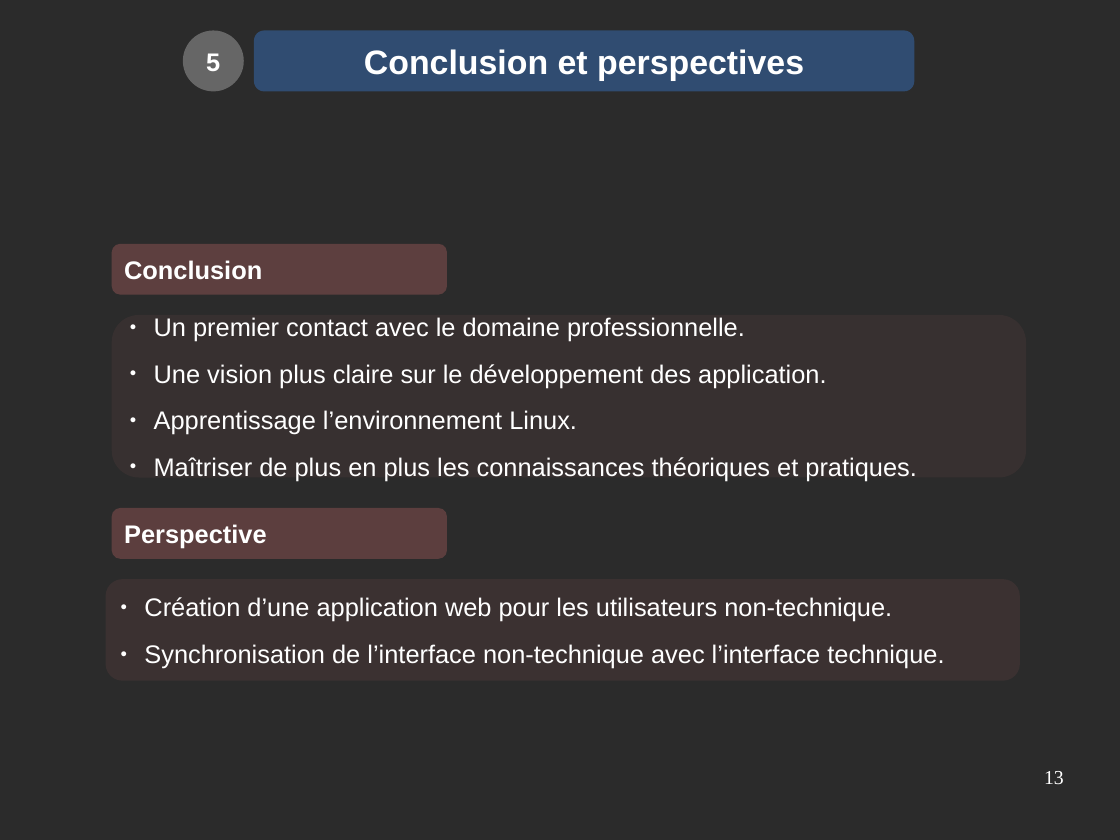
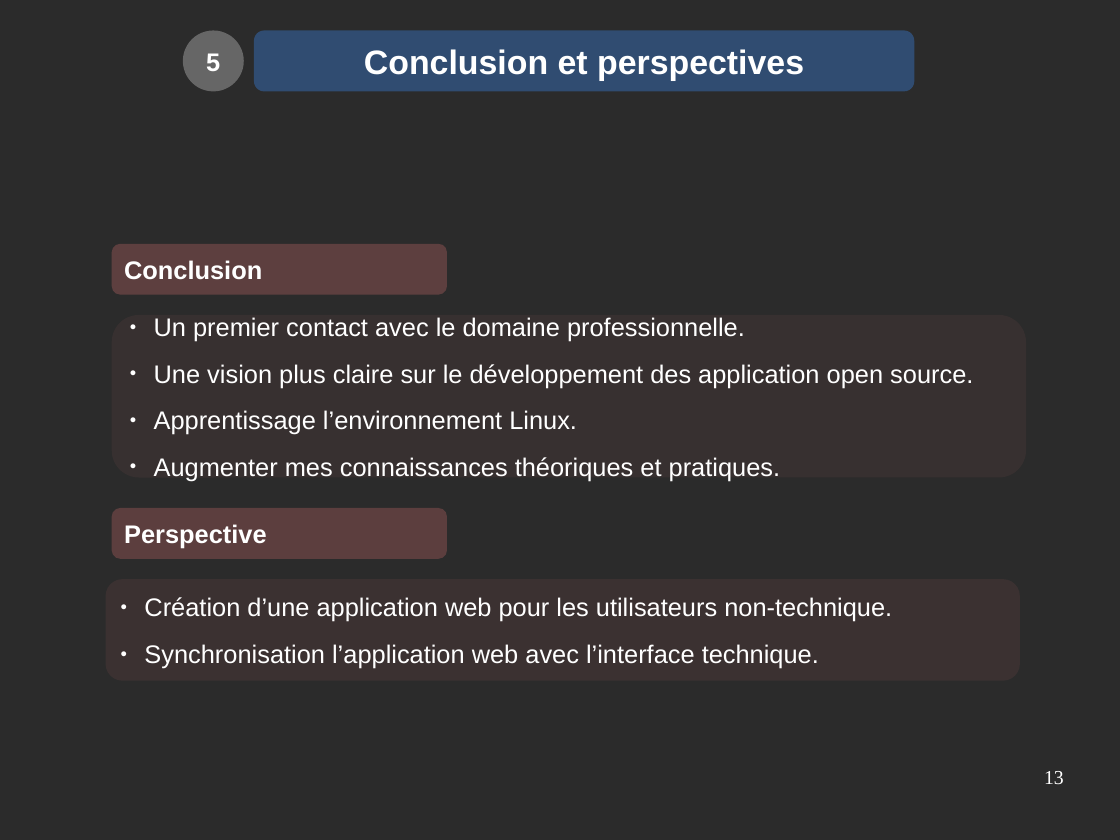
Before and after one commit to amine95bz/PFE, a slide deck: slide 13 of presentation.odp. Drawn at 1120x840 pixels with LibreOffice and Linux fonts; fonts in the diff are those of the drawing; background and template pictures are left out; a plain dark background stands for a picture behind light text. Boxes give left, top, right and bottom in pixels: in the first picture for what was removed or moved away, otherwise in the second. Text is boxed around its words. In the diff, an @@ line names an element or a change of style, - is before the commit and + after.

Commit message:
change

```diff
--- a/presentation.odp
+++ b/presentation.odp
@@ text in rounded rectangle at bbox=[154, 364, 973, 388]: text changed @@
-● Une vision plus claire sur le développement des application.
+● Une vision plus claire sur le développement des application open source.
@@ text in rounded rectangle at bbox=[154, 457, 780, 481]: text changed @@
-● Maîtriser de plus en plus les connaissances théoriques et pratiques.
+● Augmenter mes connaissances théoriques et pratiques.
@@ text in rounded rectangle at bbox=[144, 644, 819, 668]: text changed @@
-● Synchronisation de l’interface non-technique avec l’interface technique.
+● Synchronisation l’application web avec l’interface technique.
```
Also in this commit, not shown: 3 other slides changed.
